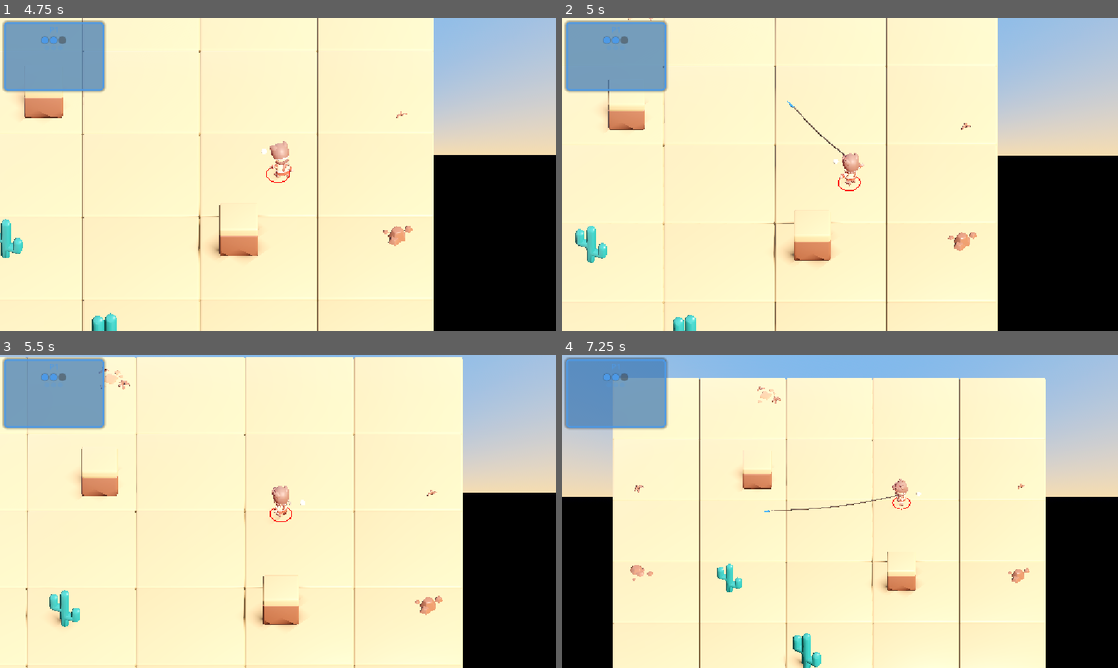
Above: before the commit, frames 1-4 (two rows, left to right).
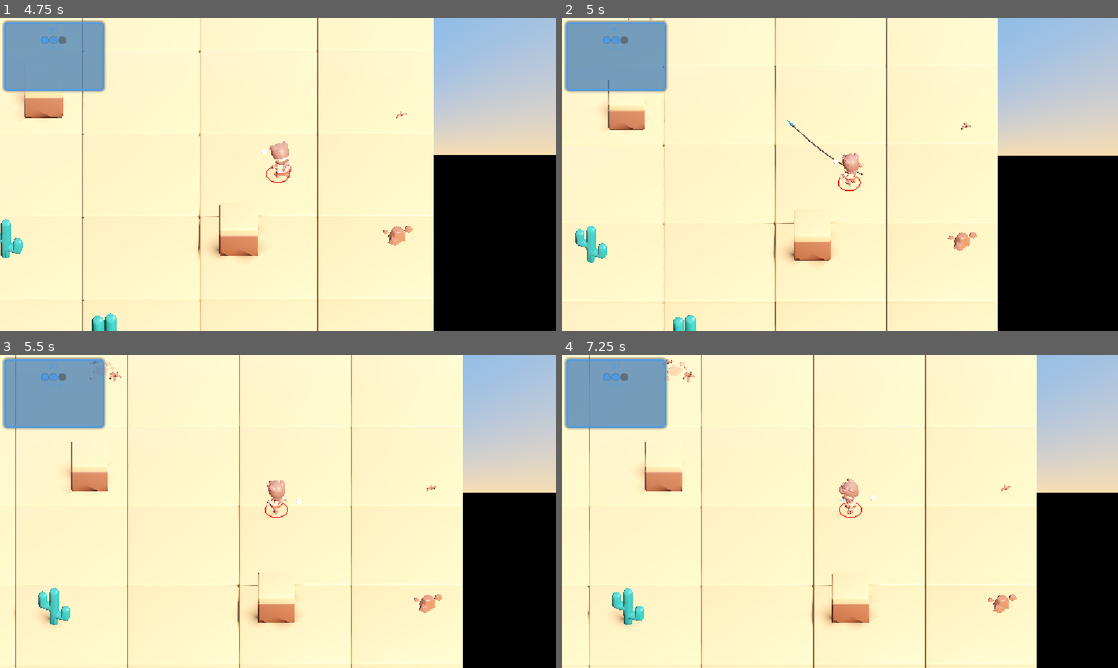
Above: after the commit, the same moments.

Repository: haotsai101/ropedart-arena
Game: Godot game, scene res://tests/test_player_map_boundary.tscn
Same seed, same stepped clock (60 frames per second), same inputs: the game is played once before the commit and once after it. This scene is started directly instead of the project's main scene.
Inputs (mouse positions are in pixels of both pictures, inside the frame that each line leads up to):
- Up to frame 1 (4.75 s): tap Enter (ui_accept) at 0.5, 0.77, 2, 3.77 s; move the mouse to (400, 158) at 0.52 s; hold Right (ui_right) 0.53-1.25 s; tap B at 0.6 s; click (400, 158) at 0.67 s; drag from (166, 190) to (250, 237) at 1.27 s; move the mouse to (333, 105) at 2.02 s; hold Right (ui_right) 2.03-2.75 s; tap R at 2.1 s; drag from (250, 237) to (111, 127) at 2.77 s; move the mouse to (444, 221) at 3.52 s; hold Left (ui_left) 3.53-4.25 s; tap Backspace at 3.6 s; drag from (111, 127) to (194, 96) at 4.27 s
- Up to frame 2 (5 s): no input
- Up to frame 3 (5.5 s): move the mouse to (305, 511) at 5.02 s; hold Down (ui_down) from 5.03 s (still down); hold Shift from 5.03 s (still down); click (305, 511) at 5.17 s
- Up to frame 4 (7.25 s): release Down (ui_down) at 5.75 s; release Shift at 5.75 s; drag from (756, 433) to (728, 527) at 5.77 s; move the mouse to (962, 495) at 6.52 s; hold Up (ui_up) from 6.53 s (still down); tap B at 6.6 s; tap Enter (ui_accept) at 6.77 s

Frame 1 is identical in both runs. In frame 2, 0.1% of the frame differs, in the area x 40-55%, y 26-51%; in frame 3, 4.1%; in frame 4, 21%, in the area x 0-100%, y 0-100%.

Commit message:
feat: real physics collision + fixed-length rope for rope dart
Replaces the 2D swept-rect obstacle check for the dart's own flight with
a real PhysicsDirectSpaceState3D raycast against the map's actual
CollisionShape3D geometry (excluding all player bodies by RID), so it
correctly stops on pillars/trees/cacti using the same collision players
already bump into.

The rope is now a fixed length (ROPE_LENGTH, 4x character height) instead
of one that grows with charge -- charge now scales travel_speed only.
Reaching full extension without hitting anything auto-recalls ("yanks
back") instead of anchoring in place; hitting a real obstacle still
anchors it there until retrieved, unchanged.

The whole system is pinned to one fixed horizontal plane (plane_y,
captured once from the owner's hand bone at launch) for its lifetime,
reconciling real 3D physics with the game's flat XZ-plane gameplay
invariant. Player-vs-player hit detection is untouched -- still pure 2D
capsule math.

Verified live via bot combat (run_project + get_debug_output, lobby_mode
temporarily flipped for direct-scene testing per established protocol):
observed both real obstacle raycast anchors and max-length yank-backs
firing correctly with no errors, then removed the temporary print
instrumentation before this commit.

Co-Authored-By: Claude Sonnet 5 <noreply@anthropic.com>
Claude-Session: https://claude.ai/code/session_019aCxs6gZU2bEG9ijQUiYXu

Diff:
--- a/scripts/arena_camera.gd
+++ b/scripts/arena_camera.gd
@@ -38,9 +38,9 @@
 		min_x = minf(min_x, pos.x); max_x = maxf(max_x, pos.x)
 		min_z = minf(min_z, pos.y); max_z = maxf(max_z, pos.y)
 
-	# Thrown daggers can fly well past their owner (up to max_range) and then
-	# sit there landed until picked up -- without this, one lying out near
-	# the edge of a wide shot can end up outside the frame entirely.
+	# Thrown rope darts can fly well past their owner (up to ROPE_LENGTH) and
+	# then sit there anchored until picked up -- without this, one lying out
+	# near the edge of a wide shot can end up outside the frame entirely.
 	for d in get_tree().get_nodes_in_group("darts"):
 		var dpos: Vector2 = d.head_2d
 		min_x = minf(min_x, dpos.x); max_x = maxf(max_x, dpos.x)
--- a/scripts/rope_dart.gd
+++ b/scripts/rope_dart.gd
@@ -1,34 +1,36 @@
 extends Node3D
-## Thrown rope dart: FLYING → ANCHORED → (optionally) RECALLING. All positions
-## are 2D (XZ plane); 3D mesh rebuilt each frame for lighting. Kill/hit
-## detection uses 2D math — no physics collision shapes needed for that;
-## obstacles use a simple 2D swept-rect test against their footprint (see
-## _get_swept_hit_obstacle) — this obstacle/boundary-stop logic is carried
-## over unchanged from the previous straight-thrown-dagger weapon, which is
-## current codebase, not the old (discarded) rope dart design.
+## Thrown rope dart: FLYING → ANCHORED → (optionally) RECALLING.
 ##
-## Unlike that dagger, this weapon stays tethered: a multi-segment sagging
-## rope (see ROPE_SEGMENTS) is drawn from the owner's hand to the head every
-## frame in every state, and the owner can actively recall it (see recall())
-## from anywhere -- flying or anchored -- instead of only retrieving it by
-## walking over it (still also supported; walking within pickup_radius
-## always retrieves it too).
+## The rope+dart system lives entirely within ONE fixed horizontal plane at
+## the owner's hand height (see plane_y, computed once in launch() from
+## get_hand_world_position() and held constant for the dart's whole
+## lifetime) -- this is what makes "real" physics collision for this weapon
+## compatible with the rest of the game's flat XZ-plane gameplay math (see
+## CLAUDE.md's core invariant): rather than a free-hanging 3D rope, it's a
+## rope+dart constrained to 2 degrees of freedom, with real physics used
+## only for detecting what's solid at that one height.
 ##
-## Hit resolution distinguishes head vs. body: a head hit (tight radius right
-## at the top of the target's capsule) is an instant kill, same as the old
-## dagger's economy. A body hit is a non-lethal "clothesline" -- trip()'s
-## existing freeze-then-slow stagger. Either kind of hit anchors the dart at
-## the point of contact, same as hitting an obstacle or the arena boundary.
+## FLYING uses a real physics raycast each tick (see _raycast_obstacle())
+## against the map's actual CollisionShape3D geometry (the same one players
+## already collide with) to detect pillars/trees/cacti -- explicitly
+## excluding every player body, so the rope/dart always passes through
+## characters. A hit ANCHORS the dart there, stuck until the owner recalls
+## it or walks over it (pickup_radius) -- same as before.
+##
+## The rope has a fixed length (ROPE_LENGTH, 4x a character's height) rather
+## than growing with charge power -- charge now scales travel_speed only.
+## Reaching full extension without hitting anything doesn't anchor it in
+## place; it immediately yanks back into RECALLING instead, like snapping
+## taut on a real tether.
+##
+## Player hit detection (_check_hits()) is unchanged: still pure 2D capsule
+## math, head vs. body, kill vs. trip()'s "clothesline" stagger -- that's a
+## separate concern from the map-collision system above and was never the
+## part reported as broken.
 
 enum State { FLYING, ANCHORED, RECALLING }
 
 @export var travel_speed: float = 18.0
-@export var max_range: float = 7.0
-## Extra offset added to owner_player.global_position.y (the player's FEET —
-## KayKit character meshes are authored feet-at-local-origin and added to
-## the CharacterBody3D with no position offset) to get the dart's render
-## height. 1.1 lands it roughly at hand/chest height while flying.
-@export var visual_height: float = 1.1
 @export var hit_radius: float = 0.6  # matches the character's outstretched arm/leg reach (~0.79 at max swing), not just body radius (~0.48)
 ## Tight radius around the capsule's top point only -- a hit inside this is a
 ## head hit (kill); anywhere else within hit_radius along the capsule is a
@@ -41,14 +43,11 @@
 ## in should feel snappier than the outbound throw, especially since charged
 ## throws can nearly double travel_speed on the way out.
 @export var recall_speed: float = 24.0
-## Height above the owner's feet the rope's near end is drawn from --
-## approximates hand height without needing to reach into the owner's actual
-## hand-bone attachment (see player.gd's _setup_dagger_in_hand()).
-@export var rope_hand_height: float = 1.0
-
-## Baseline values used to compute charged-throw speed and range.
+
 const BASE_SPEED: float = 18.0
-const BASE_MAX_RANGE: float = 7.0
+## A KayKit character reads at ~2.0 units tall on screen (see player.gd's
+## _ready() comment on the 0.85 mesh scale) -- 4x that.
+const ROPE_LENGTH: float = 8.0
 
 ## A player's hitbox is a capsule (base at their ground position, extending
 ## toward CAPSULE_DIR by capsule_height) instead of a single circle, so it
@@ -96,6 +95,12 @@
 var origin_2d: Vector2 = Vector2.ZERO
 var dir_2d: Vector2 = Vector2.ZERO
 var charge_ratio: float = 0.0
+## The one world-space height the whole rope+dart lives at for this dart's
+## entire lifetime -- set once in launch() from the owner's hand bone and
+## never touched again, even as the owner moves or crouches or the dart
+## changes state. This is what keeps the "real physics" raycast below
+## meaningful: a single ray at a fixed height, not a moving target.
+var plane_y: float = 1.0
 var _rope_segments: Array[MeshInstance3D] = []
 
 @onready var head_mesh: Node3D = $Head
@@ -122,9 +127,10 @@
 	head_2d = from_2d
 	dir_2d = aim.normalized()
 	charge_ratio = ratio
-	# Scale speed and range linearly: min charge = baseline, max charge = 2×
+	# Scale speed only -- rope length is fixed (ROPE_LENGTH), not charge-scaled.
 	travel_speed = BASE_SPEED * lerp(1.0, 2.0, ratio)
-	max_range = BASE_MAX_RANGE * lerp(1.0, 2.0, ratio)
+	plane_y = player.get_hand_world_position().y if player.has_method("get_hand_world_position") \
+		else player.global_position.y + 1.0
 	# Larger dart mesh at higher charge gives instant visual feedback on launch
 	head_mesh.scale = Vector3.ONE * lerp(1.0, 1.5, ratio)
 
@@ -184,19 +190,21 @@
 				head_2d.y = clampf(head_2d.y, -arena_half, arena_half)
 				_anchor()
 			else:
-				# Swept segment-vs-rect test (prev_head_2d -> head_2d) instead of
-				# point-sampling the new position — a fast dart can move ~0.5+
-				# units per tick, which is thin enough to tunnel through a pillar
-				# footprint if only the endpoint is tested.
-				var obs_hit: Variant = _get_swept_hit_obstacle(prev_head_2d, head_2d)
-				if obs_hit != null:
-					var hit_dict: Dictionary = obs_hit
-					var hit_obs: Node = hit_dict.get("obstacle")
-					var hit_point: Vector2 = hit_dict.get("point")
-					head_2d = _snap_to_rect_edge(hit_point, hit_obs.get_rect_2d())
+				# Real physics raycast (prev_head_2d -> head_2d, at plane_y) against
+				# the map's actual CollisionShape3D geometry instead of a hand-rolled
+				# 2D rect test -- this is what actually stops the dart on pillars,
+				# trees, and cacti using the same collision the player already
+				# bumps into, with player bodies explicitly excluded so the dart
+				# never anchors on a character it merely grazed.
+				var hit_point_2d: Variant = _raycast_obstacle(prev_head_2d, head_2d)
+				if hit_point_2d != null:
+					head_2d = hit_point_2d
 					_anchor()
-				elif head_2d.distance_to(origin_2d) >= max_range:
-					_anchor()
+				elif head_2d.distance_to(origin_2d) >= ROPE_LENGTH:
+					# Fixed-length rope snapping taut: rather than anchoring at empty
+					# air, it yanks straight back toward the owner.
+					head_2d = origin_2d + dir_2d * ROPE_LENGTH
+					recall()
 
 		State.ANCHORED:
 			if owner_player.get_pos_2d().distance_to(head_2d) < pickup_radius:
@@ -239,6 +247,32 @@
 				body.trip()
 			hit = true
 	return hit
+
+
+func _raycast_obstacle(prev: Vector2, cur: Vector2) -> Variant:
+	## Real physics raycast against the map's actual collision geometry, at
+	## the dart's fixed plane_y, from prev to cur (this frame's swept motion,
+	## not just the new point -- a fast dart can move a good fraction of a
+	## unit per tick and tunnel through a pillar's footprint if only the
+	## endpoint were tested). Excludes every player body via RID so darts
+	## never stop on the character throwing or standing near them; anything
+	## else solid (pillars, trees, cacti -- all still on the default physics
+	## layer, same as players, per project-wide grep) counts as a hit.
+	## Returns the 2D hit point, or null if the ray reaches cur unobstructed.
+	var space_state: PhysicsDirectSpaceState3D = get_world_3d().direct_space_state
+	var from: Vector3 = Vector3(prev.x, plane_y, prev.y)
+	var to: Vector3 = Vector3(cur.x, plane_y, cur.y)
+	var query := PhysicsRayQueryParameters3D.create(from, to)
+	var excluded: Array[RID] = []
+	for p in get_tree().get_nodes_in_group("players"):
+		if p is CollisionObject3D:
+			excluded.append((p as CollisionObject3D).get_rid())
+	query.exclude = excluded
+	var result: Dictionary = space_state.intersect_ray(query)
+	if result.is_empty():
+		return null
+	var pos: Vector3 = result.get("position")
+	return Vector2(pos.x, pos.z)
 
 
 func _get_swept_hit_obstacle(prev: Vector2, cur: Vector2) -> Variant:
@@ -328,11 +362,10 @@
 func _render() -> void:
 	if not is_instance_valid(owner_player):
 		return
-	# Sits a little lower once anchored, to read as planted/stuck rather than
-	# floating at the same height it flew at.
-	var height: float = visual_height if state == State.FLYING else visual_height * 0.25
-	var mid_y: float = owner_player.global_position.y + height
-	head_mesh.global_position = Vector3(head_2d.x, mid_y, head_2d.y)
+	# Always at the dart's own fixed plane_y -- see the class doc comment for
+	# why this stays constant rather than varying by state or the owner's
+	# current height.
+	head_mesh.global_position = Vector3(head_2d.x, plane_y, head_2d.y)
 
 	# Blade points away from wherever the rope currently comes from (the
 	# owner) -- covers FLYING (roughly dir_2d, but stays correct even if the
@@ -356,13 +389,21 @@
 
 
 func _update_rope() -> void:
-	var from: Vector3 = owner_player.get_hand_world_position() if owner_player.has_method("get_hand_world_position") \
-		else Vector3(owner_player.get_pos_2d().x, owner_player.global_position.y + rope_hand_height, owner_player.get_pos_2d().y)
+	# XZ tracks the hand bone's real current position (so the rope's near end
+	# visibly follows the owner's arm), but Y is pinned to the dart's fixed
+	# plane_y rather than the bone's current animated height -- the rope
+	# lives in a single flat plane for its whole life, per the class doc
+	# comment, not a free-hanging 3D line.
+	var hand_pos: Vector3 = owner_player.get_hand_world_position() if owner_player.has_method("get_hand_world_position") \
+		else Vector3(owner_player.get_pos_2d().x, plane_y, owner_player.get_pos_2d().y)
+	var from: Vector3 = Vector3(hand_pos.x, plane_y, hand_pos.z)
 	# Attach at the dagger's pommel (DAGGER_POMMEL_OFFSET along its own local
 	# +Z), not its origin -- transforming by head_mesh's full global
 	# transform (not just its position) so this follows the blade's current
-	# orientation too.
+	# orientation too. head_mesh.global_position.y is already plane_y (see
+	# _render()), so this stays in-plane automatically.
 	var to: Vector3 = head_mesh.global_transform * Vector3(0.0, 0.0, DAGGER_POMMEL_OFFSET)
+	to.y = plane_y
 
 	# Route around map geometry -- a pillar directly between the hand and the
 	# dart (e.g. after the owner walks around one post-anchor) would
@@ -372,21 +413,11 @@
 	# "players" -- the rope always passes freely through other characters
 	# regardless of where they're standing.
 	var path: Array[Vector3] = [from]
-	var bend_hit: Variant = _get_swept_hit_obstacle(Vector2(from.x, from.z), Vector2(to.x, to.z))
-	var bent: bool = bend_hit != null
+	var bend_2d: Variant = _get_rope_bend_point(Vector2(from.x, from.z), Vector2(to.x, to.z))
+	var bent: bool = bend_2d != null
 	if bent:
-		var hit_dict: Dictionary = bend_hit
-		var hit_obs: Node = hit_dict.get("obstacle")
-		var hit_point: Vector2 = hit_dict.get("point")
-		var obs_rect: Rect2 = hit_obs.get_rect_2d()
-		var bend_2d: Vector2 = _snap_to_rect_edge(hit_point, obs_rect)
-		# Push outward from the rect's center so the rope clears the surface
-		# with visible daylight instead of sitting flush against it -- see
-		# ROPE_BEND_CLEARANCE's comment.
-		var outward: Vector2 = bend_2d - obs_rect.get_center()
-		if outward.length() > 0.001:
-			bend_2d += outward.normalized() * ROPE_BEND_CLEARANCE
-		path.append(Vector3(bend_2d.x, (from.y + to.y) * 0.5, bend_2d.y))
+		var b: Vector2 = bend_2d
+		path.append(Vector3(b.x, (from.y + to.y) * 0.5, b.y))
 	path.append(to)
 
 	var total_length: float = 0.0
@@ -414,6 +445,65 @@
 
 	for i in range(n):
 		_render_rope_segment(_rope_segments[i], points[i], points[i + 1])
+
+
+func _get_rope_bend_point(from_2d: Vector2, to_2d: Vector2) -> Variant:
+	## Returns a single Vector2 bend point that routes the direct line around
+	## whichever obstacle blocks it, or null if unobstructed.
+	##
+	## An earlier version routed through _snap_to_rect_edge()'s point (where
+	## the direct line first ENTERS the rect) -- wrong: for a line passing
+	## near the rect's center, the second leg (bend -> to) can cut straight
+	## back through the rest of the box on its way out, since the entry
+	## point is just the edge crossing, not a point that clears the whole
+	## shape. A rect's CORNER is the only kind of point where routing through
+	## it is geometrically guaranteed to clear a convex shape on both sides.
+	## Tries all 4 corners (pushed outward for clearance -- see
+	## ROPE_BEND_CLEARANCE), keeps only the ones where BOTH from->corner and
+	## corner->to independently miss the same rect, and picks whichever adds
+	## the least extra distance over the direct line.
+	##
+	## Checks ONLY the "obstacles" group (via _get_swept_hit_obstacle(), the
+	## same one the dart's own flight already uses), never "players" -- the
+	## rope always passes freely through other characters regardless of
+	## where they're standing.
+	var hit: Variant = _get_swept_hit_obstacle(from_2d, to_2d)
+	if hit == null:
+		return null
+	var hit_dict: Dictionary = hit
+	var hit_obs: Node = hit_dict.get("obstacle")
+	var rect: Rect2 = hit_obs.get_rect_2d()
+	var center: Vector2 = rect.get_center()
+	var corners: Array[Vector2] = [
+		rect.position, Vector2(rect.end.x, rect.position.y), rect.end, Vector2(rect.position.x, rect.end.y)
+	]
+
+	var direct_length: float = from_2d.distance_to(to_2d)
+	var best_point: Vector2 = Vector2.ZERO
+	var best_extra: float = INF
+	for corner in corners:
+		var outward: Vector2 = corner - center
+		var pushed: Vector2 = corner + (outward.normalized() * ROPE_BEND_CLEARANCE if outward.length() > 0.001 else Vector2.ZERO)
+		if _segment_rect_intersect(from_2d, pushed, rect) != null:
+			continue
+		if _segment_rect_intersect(pushed, to_2d, rect) != null:
+			continue
+		var extra: float = from_2d.distance_to(pushed) + pushed.distance_to(to_2d) - direct_length
+		if extra < best_extra:
+			best_extra = extra
+			best_point = pushed
+
+	if best_extra < INF:
+		return best_point
+	# Fallback for the (shouldn't normally happen, single convex rect) case
+	# where no single corner clears both legs -- the old edge-snap point,
+	# still pushed outward for clearance.
+	var hit_point: Vector2 = hit_dict.get("point")
+	var edge_point: Vector2 = _snap_to_rect_edge(hit_point, rect)
+	var edge_outward: Vector2 = edge_point - center
+	if edge_outward.length() > 0.001:
+		edge_point += edge_outward.normalized() * ROPE_BEND_CLEARANCE
+	return edge_point
 
 
 func _sample_path(path: Array[Vector3], t: float) -> Vector3:
Not shown, changed: CLAUDE.md
